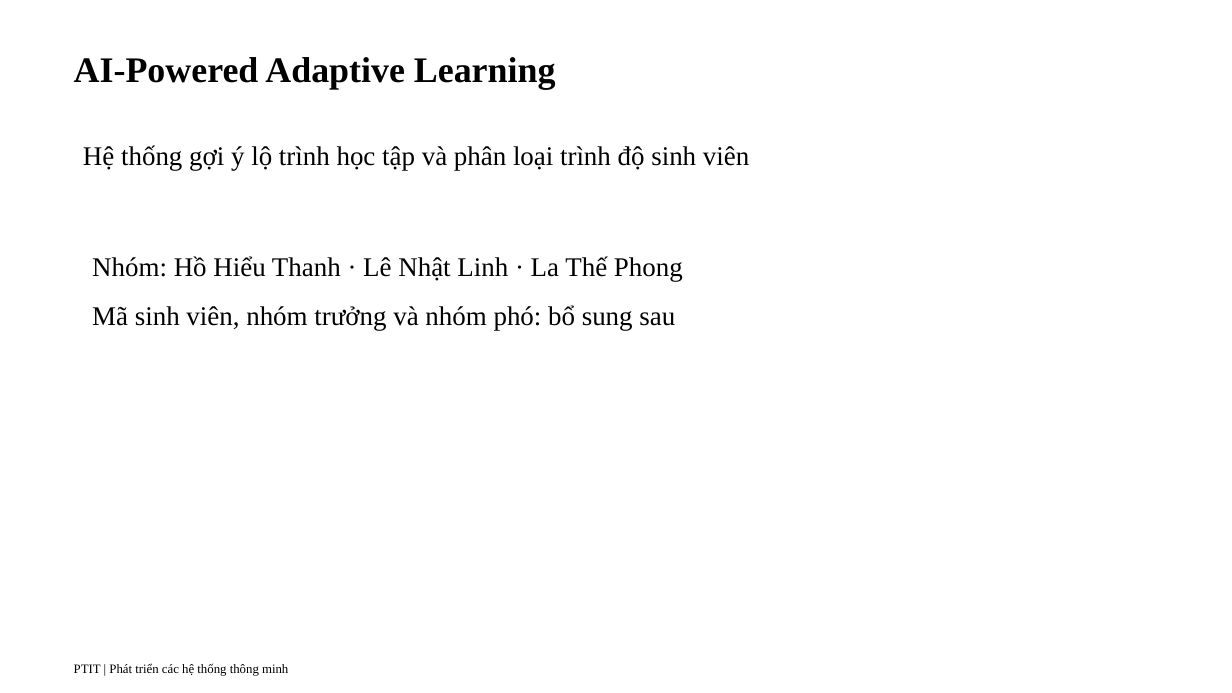
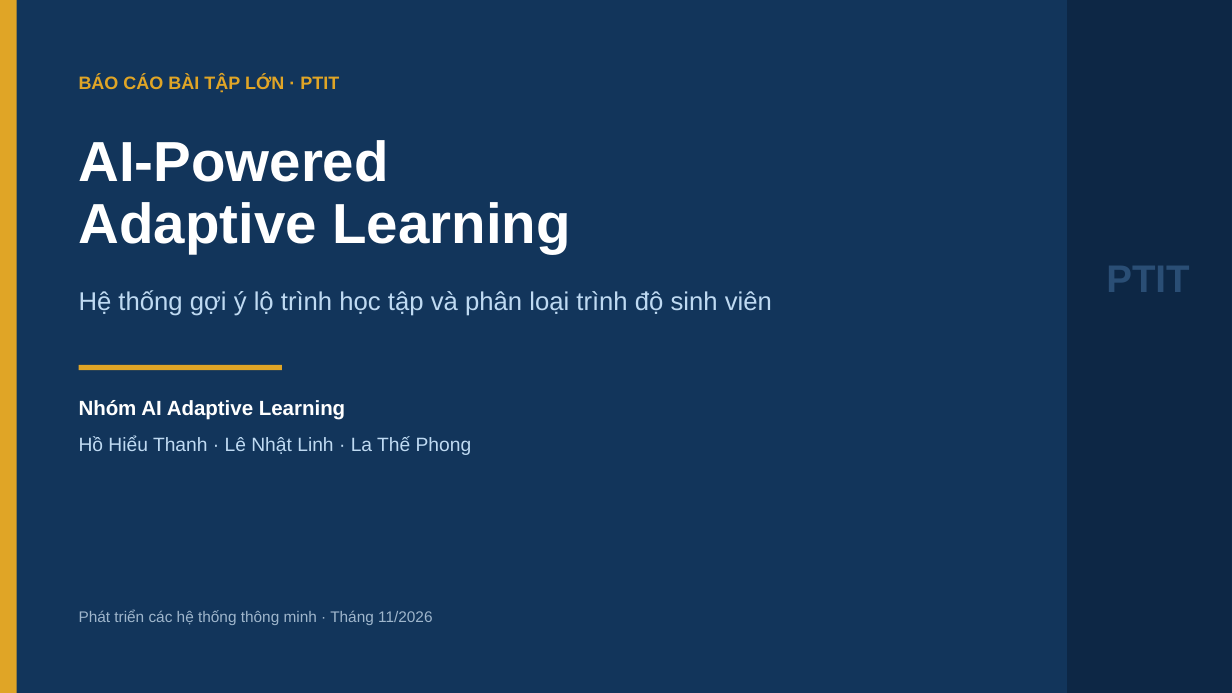
Before and after one commit to Phong-the/PTCHTTM, a slide deck: slide 1 of Project_Presentation_Adaptive_Learning.pptx. Drawn at 1232x693 pixels with LibreOffice and Linux fonts; fonts in the diff are those of the drawing. Boxes give left, top, right and bottom in pixels: in the first picture for what was removed or moved away, otherwise in the second. Text is boxed around its words. In the diff, an @@ line names an element or a change of style, - is before the commit and + after.

```diff
--- a/Project_Presentation_Adaptive_Learning.pptx
+++ b/Project_Presentation_Adaptive_Learning.pptx
@@ background #FFFFFF to #12355B @@
@@ rectangle added at box(0, 0, 17, 693), fill #E0A526 @@
@@ rectangle added at box(1067, 0, 1232, 693), fill #0D2745 @@
@@ text added at box(79, 75, 339, 93), 14 pt, text #E0A526, bold @@
+BÁO CÁO BÀI TẬP LỚN · PTIT
@@ text "AI-Powered Adaptive Learning": place and size @@
-text "AI-Powered Adaptive Learning" at box(74, 57, 556, 89)
+text "AI-Powered Adaptive Learning" at box(79, 140, 570, 254)
@@ text "AI-Powered Adaptive Learning" at box(79, 140, 570, 254): size 28 to 44 pt, font Times New Roman to Arial, text colour #000000 to #FFFFFF; line spacing 1 to 0.95 @@
@@ text added at box(1106, 266, 1189, 292), 30 pt, text #2A4E75, bold @@
+PTIT
@@ text "Hệ thống gợi ý lộ ...": place and size @@
-text "Hệ thống gợi ý lộ ..." at box(83, 145, 749, 170)
+text "Hệ thống gợi ý lộ ..." at box(79, 290, 772, 316)
@@ text "Hệ thống gợi ý lộ ..." at box(79, 290, 772, 316): size 21 to 20 pt, font Times New Roman to Arial, text colour #000000 to #BFDAF2; line spacing 1 to 1.1 @@
@@ rectangle added at box(79, 365, 282, 371), fill #E0A526 @@
@@ text added at box(79, 400, 345, 420), 16 pt, text #FFFFFF, bold @@
+Nhóm AI Adaptive Learning
@@ text at box(79, 436, 472, 455): text changed; size 21 to 15 pt; font Times New Roman to Arial; text colour #000000 to #BFDAF2 @@
-Nhóm: Hồ Hiểu Thanh · Lê Nhật Linh · La Thế Phong
-Mã sinh viên, nhóm trưởng và nhóm phó: bổ sung sau
+Hồ Hiểu Thanh · Lê Nhật Linh · La Thế Phong
@@ text at box(79, 610, 432, 625): text changed; size 10 to 12 pt; font Times New Roman to Arial; text colour #000000 to #9FB6CC @@
-PTIT | Phát triển các hệ thống thông minh
+Phát triển các hệ thống thông minh · Tháng 11/2026
```
Also in this commit, not shown: 10 slides added, 8 slides removed, 8 other files.
